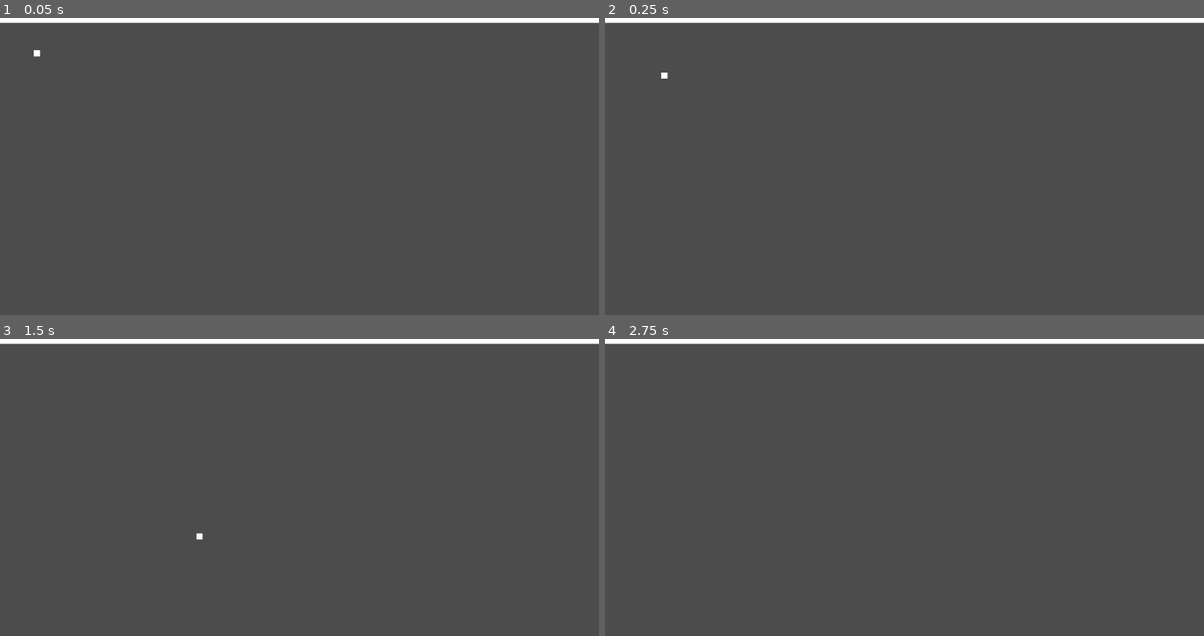
Above: before the commit, frames 1-4 (two rows, left to right).
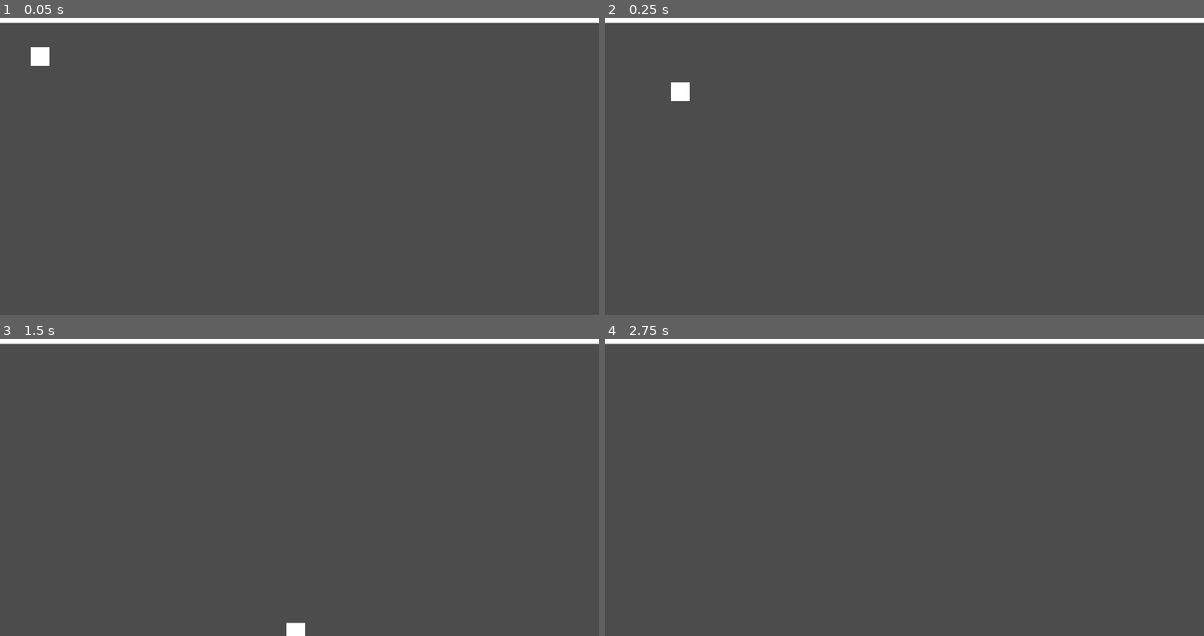
Above: after the commit, the same moments.

Repository: plutonic9/pong
Game: Godot game, scene res://Main.tscn
Two runs of this game, one before a commit and one after it. Both use one fixed random seed, a clock stepped at 60 frames per second and the inputs below.
Inputs:
- Up to frame 1 (0.05 s): no input
- Up to frame 2 (0.25 s): no input
- Up to frame 3 (1.5 s): no input
- Up to frame 4 (2.75 s): no input

The runs differ from the first frame. In frame 1, 0.2% of the frame differs, in the area x 5-9%, y 9-17%; in frame 2, 0.2%, in the area x 9-15%, y 18-28%; in frame 3, 0.2%; in frame 4, nothing differs.

Commit message:
Use vector

Diff:
--- a/Ball.gd
+++ b/Ball.gd
@@ -3,8 +3,7 @@
 var pos_x: int
 var pos_y: int
 
-var speed : int
-
+export var speed : int
 
 
 # Declare member variables here. Examples:
@@ -17,18 +16,18 @@
 	pass # Replace with function body.
 	pos_x = 100
 	pos_y = 100
-	speed = 400
-	self.position = Vector2(pos_x, pos_y)
-
-
-
+	speed = 800
+	position = Vector2(pos_x, pos_y)
 
 
 
 # Called every frame. 'delta' is the elapsed time since the previous frame.
-func _physics_process(delta):
-#	pass
+func _process(delta):
+	var velocity = Vector2()
 
-	pos_x += speed * delta
-	pos_y += speed * delta
-	self.position = Vector2(pos_x, pos_y)
+	velocity.x += 1
+	velocity.y += 1
+
+	velocity = velocity.normalized() * speed
+
+	position += velocity * delta
--- a/Ball.tscn
+++ b/Ball.tscn
@@ -1,20 +1,11 @@
 [gd_scene load_steps=3 format=2]
 
 [ext_resource path="res://Ball.gd" type="Script" id=1]
+[ext_resource path="res://assets/Ball30.jpg" type="Texture" id=2]
 
-[sub_resource type="RectangleShape2D" id=1]
-
-[node name="Ball" type="Node2D"]
+[node name="Ball" type="Area2D"]
+scale = Vector2( 2, 2 )
 script = ExtResource( 1 )
 
-[node name="ColorRect" type="ColorRect" parent="."]
-margin_left = -10.0
-margin_top = -10.0
-margin_right = 10.0
-margin_bottom = 10.0
-__meta__ = {
-"_edit_use_anchors_": false
-}
-
-[node name="CollisionShape2D" type="CollisionShape2D" parent="."]
-shape = SubResource( 1 )
+[node name="Ball30" type="Sprite" parent="."]
+texture = ExtResource( 2 )
--- a/Main.tscn
+++ b/Main.tscn
@@ -17,4 +17,4 @@
 }
 
 [node name="Ball" parent="." instance=ExtResource( 1 )]
-position = Vector2( 592, 264 )
+position = Vector2( 656, 304 )
Binary file added: assets/Ball20.jpg
Not shown, added: assets/Ball20.jpg.import
Binary file added: assets/Ball25.jpg
Not shown, added: assets/Ball25.jpg.import
Binary file added: assets/Ball30.jpg
Not shown, added: assets/Ball30.jpg.import
